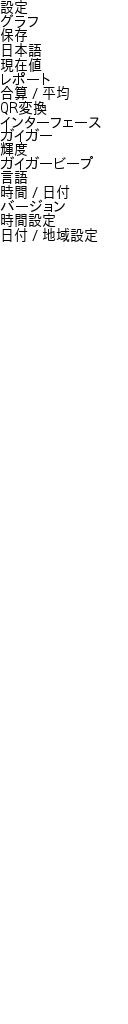
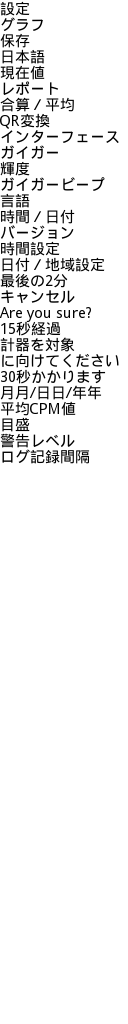
Two versions of the same layered image (128 × 1024). Layer-by-layer changes:
painted on "設定 ..." over [0, 0, 119, 464]
